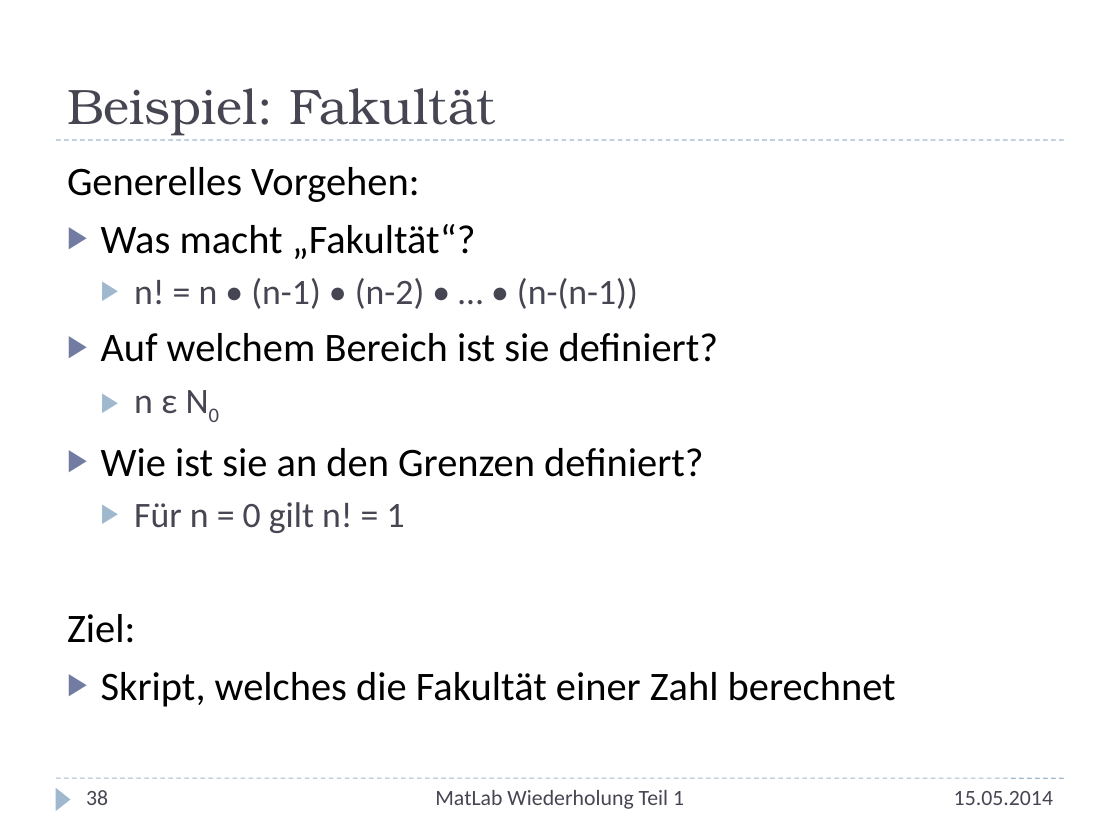
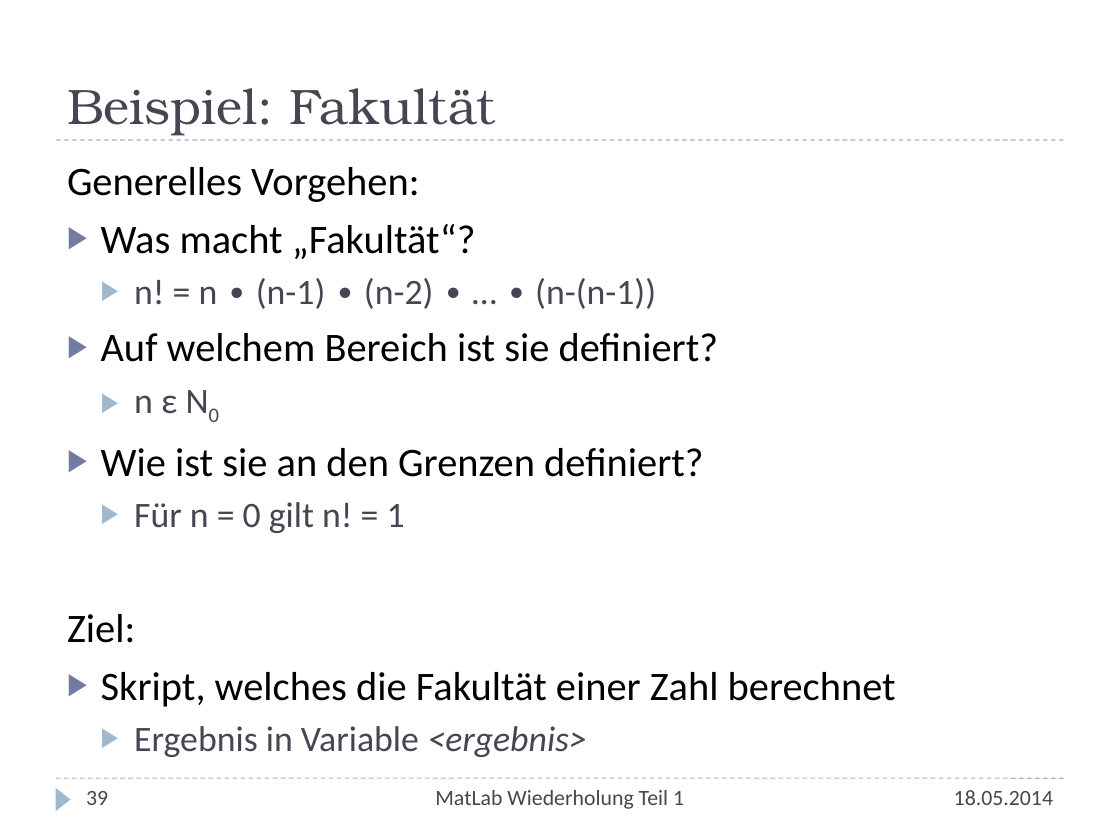
Before and after one commit to nhochberger/uni, a slide deck: slide 39 of MatLab-Wiederholung/Wiederholung.pptx (slide 38 before the commit). Drawn at 1120x840 pixels with LibreOffice and Linux fonts; fonts in the diff are those of the drawing. Boxes give left, top, right and bottom in pixels: in the first picture for what was removed or moved away, otherwise in the second. Text is boxed around its words. In the diff, an @@ line names an element or a change of style, - is before the commit and + after.

Commit message:
Beispiele eingearbeitet:   - Fakultät (einfach und elegant)   - Fibonacci-Folge (einfach und elegant)

```diff
--- a/MatLab-Wiederholung/Wiederholung.pptx
+++ b/MatLab-Wiederholung/Wiederholung.pptx
@@ text at <box>134,278,656,309</box>: text changed @@
-  ▶ n! = n • (n-1) • (n-2) • … • (n-(n-1))
+  ▶ n! = n ∙ (n-1) ∙ (n-2) ∙ … ∙ (n-(n-1))
@@ text at <box>134,726,587,757</box>: paragraph added @@
+  ▶ Ergebnis in Variable <ergebnis>
@@ page number at <box>86,791,108,805</box>: text changed @@
-38
+39
@@ text at <box>954,790,1053,805</box>: text changed @@
-15.05.2014
+18.05.2014
```
Also in this commit, not shown: 37 other slides changed, 4 slides added.
